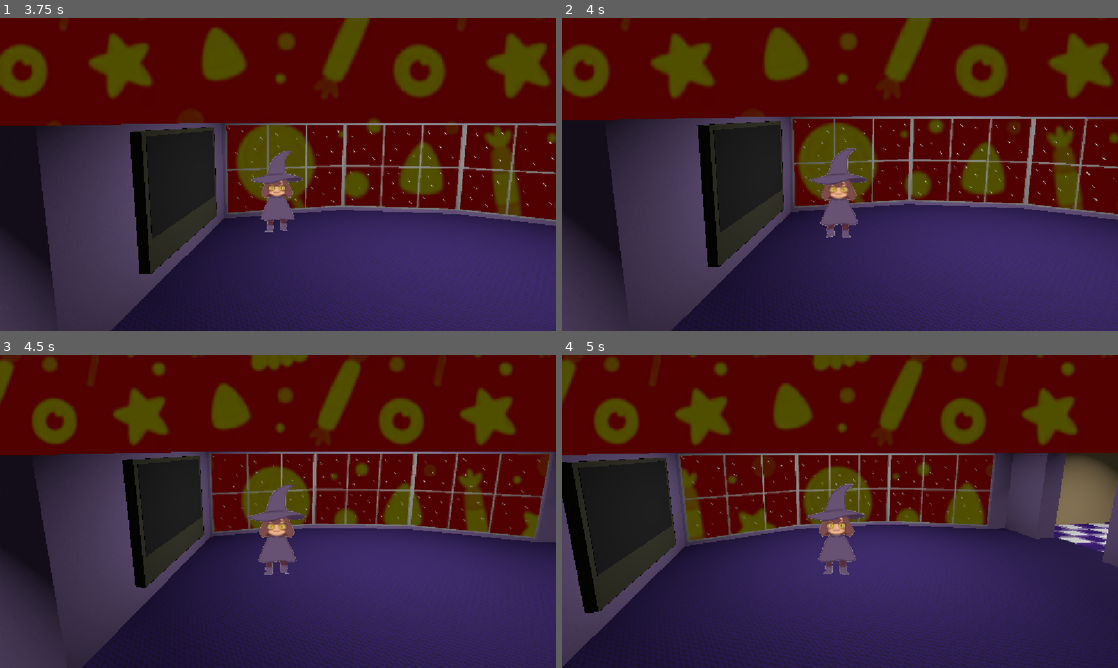
Above: before the commit, frames 1-4 (two rows, left to right).
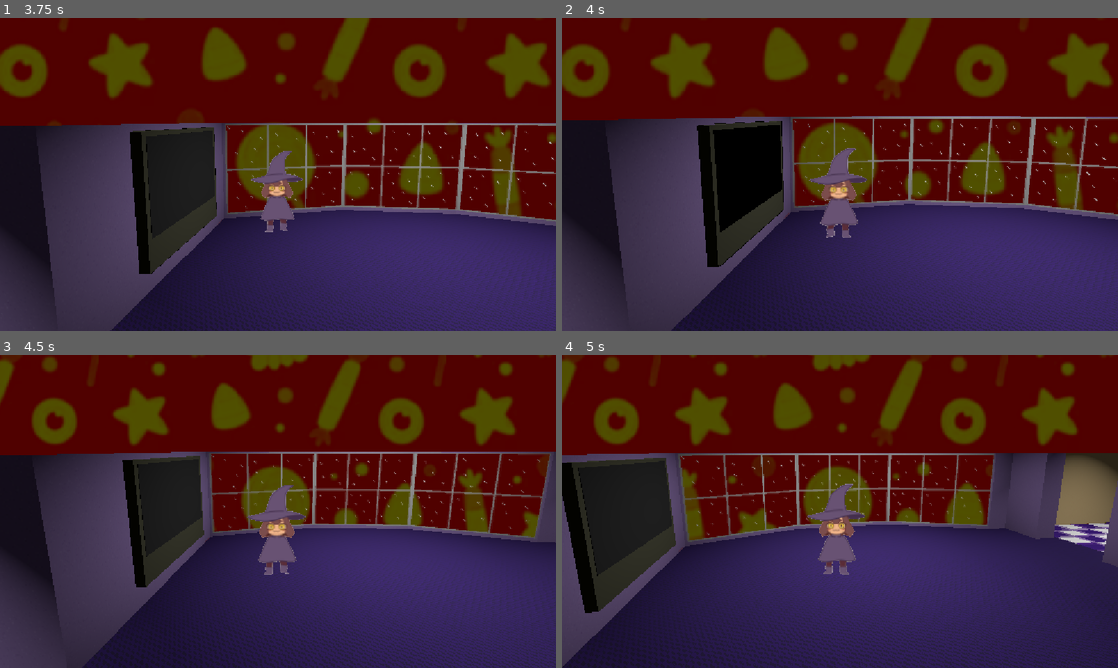
Above: after the commit, the same moments.

Repository: csk2q/OneRoom-Team3
Game: Godot game, scene res://Scenes/Apartment.tscn
Two runs of this game, one before a commit and one after it. Both use one fixed random seed, a clock stepped at 60 frames per second and the inputs below. The engine's default icon, where the game draws it, is replaced by a stand-in: a white triangle on a blue panel in a dark square.
Inputs:
- Up to frame 1 (3.75 s): tap Enter (ui_accept) at 0.5, 0.77, 1.52, 3.02 s; hold W (move_up) 0.53-2.03 s; tap E (interact) every 0.75 s from 0.6 to 3.6 s; hold A (move_left) 2.03-3.53 s; hold S (move_down) from 3.53 s (still down)
- Up to frame 2 (4 s): keep holding S (move_down); tap Enter (ui_accept) at 3.77 s
- Up to frame 3 (4.5 s): release S (move_down) at 4.28 s; hold D (move_right) from 4.28 s (still down); tap E (interact) at 4.35 s
- Up to frame 4 (5 s): keep holding D (move_right); tap Enter (ui_accept) at 4.52 s

Frame 1 is identical in both runs. In frame 2, 2.8% of the frame differs, in the area x 24-40%, y 32-80%; in frame 3, less than 0.1%; in frame 4, less than 0.1%.

Commit message:
Music Fix

Diff:
--- a/one-party-2-save/Scenes/Apartment.tscn
+++ b/one-party-2-save/Scenes/Apartment.tscn
@@ -86,7 +86,10 @@
 stencil_outline_thickness = 0.0
 
 [sub_resource type="BoxShape3D" id="BoxShape3D_w4rxb"]
-size = Vector3(2.03175, 5.249112, 2.1869483)
+size = Vector3(2.032, 5.249, 5.657)
+
+[sub_resource type="BoxShape3D" id="BoxShape3D_ip1x0"]
+size = Vector3(2.952, 3.523, 5.837)
 
 [node name="Apartment" type="Node3D" unique_id=796389692]
 
@@ -244,27 +247,24 @@
 transform = Transform3D(0.9999998, 0, -5.9604645e-08, 0, 1, 0, 5.9604645e-08, 0, 0.9999998, -0.7919693, -0.2914791, 0.01778698)
 
 [node name="CollisionShape3D" parent="InteractionSpots/Television_v4/Box/Interact" index="0" unique_id=1914826002]
-transform = Transform3D(1.0054288, 3.637979e-12, -1.8626451e-09, 0, 0.9813798, 0.030206196, 4.656613e-10, -0.011437656, 2.5917692, 2.1063232, 0.07470322, -0.016408443)
+transform = Transform3D(1, 5.3974577e-12, -4.6311552e-10, 0, 0.9999321, 0.011653877, 4.6314697e-10, -0.011653877, 0.9999321, 2.1063232, 0.07470322, -0.016408443)
+shape = SubResource("BoxShape3D_ip1x0")
 
 [node name="StaticBody3D" type="StaticBody3D" parent="InteractionSpots/Television_v4/Box/Interact" unique_id=1533812007]
 transform = Transform3D(1.0000001, 0, -2.3283064e-10, 0, 1, 0, 2.3283064e-10, 0, 1.0000001, 0.7919693, 0.2914791, -0.01778698)
 
 [node name="CollisionShape3D" type="CollisionShape3D" parent="InteractionSpots/Television_v4/Box/Interact/StaticBody3D" unique_id=157856703]
-transform = Transform3D(1.0056486, -1.0913936e-11, -3.7252903e-09, 0, 0.9806268, 0.030959021, 0, -0.011428878, 2.6563632, 0.36035824, 1.4648268, 0.009933472)
+transform = Transform3D(1, 0, 0, 0, 0.9999321, 0.011653873, 0, -0.011653873, 0.9999321, 0.36035824, 1.4648268, 0.009933472)
 shape = SubResource("BoxShape3D_w4rxb")
 debug_color = Color(0, 0.6, 0.69803923, 0.8627451)
 
 [node name="Antenna" parent="InteractionSpots/Television_v4/Box" index="1" unique_id=1076197333]
 visible = false
 
-[node name="AudioStreamPlayer3D" type="AudioStreamPlayer3D" parent="." unique_id=1734927948]
-transform = Transform3D(1, 0, 0, 0, 1, 0, 0, 0, 1, 6.4369717, 1.6021883, -2.235415)
+[node name="LifeOfTheParty" type="AudioStreamPlayer" parent="." unique_id=119785836]
 stream = ExtResource("13_innei")
-volume_db = -13.082
-unit_size = 12.52
+volume_db = -5.0
 autoplay = true
-panning_strength = 1.58
-parameters/looping = false
 
 [connection signal="player_click" from="InteractionSpots/Fridge/Interact" to="InteractionSpots/Fridge" method="say"]
 [connection signal="player_click_press" from="InteractionSpots/Fridge/Interact" to="InteractionSpots/Fridge" method="setColor" binds= [Color(0.76247567, 0.39677578, 0.09194263, 1)]]
